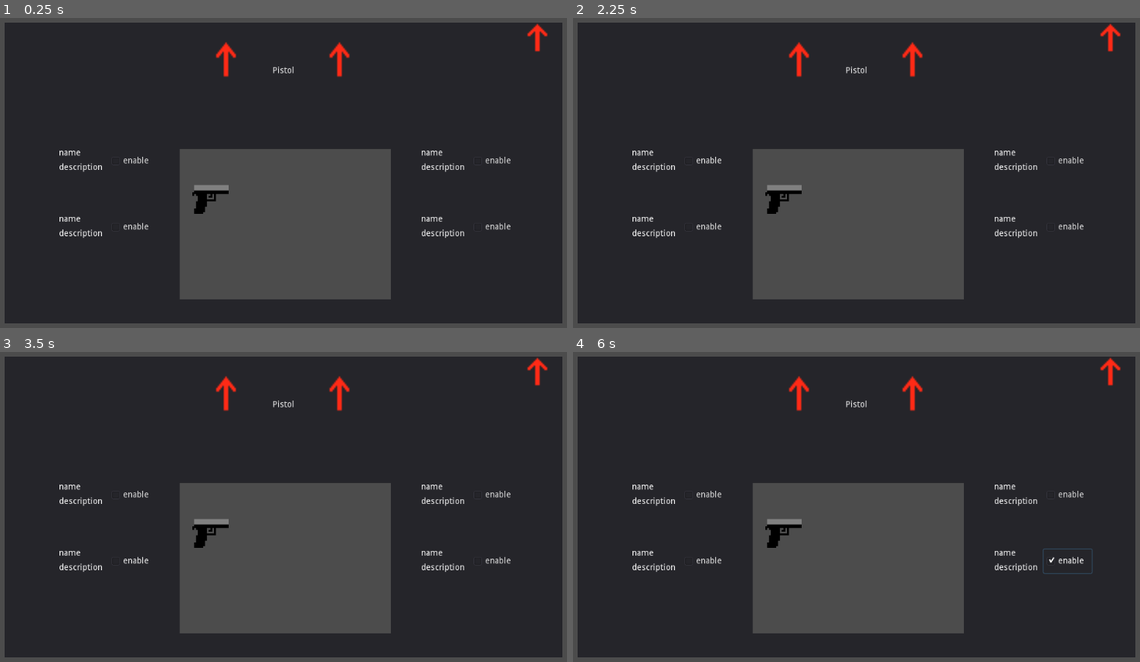
Above: before the commit, frames 1-4 (two rows, left to right).
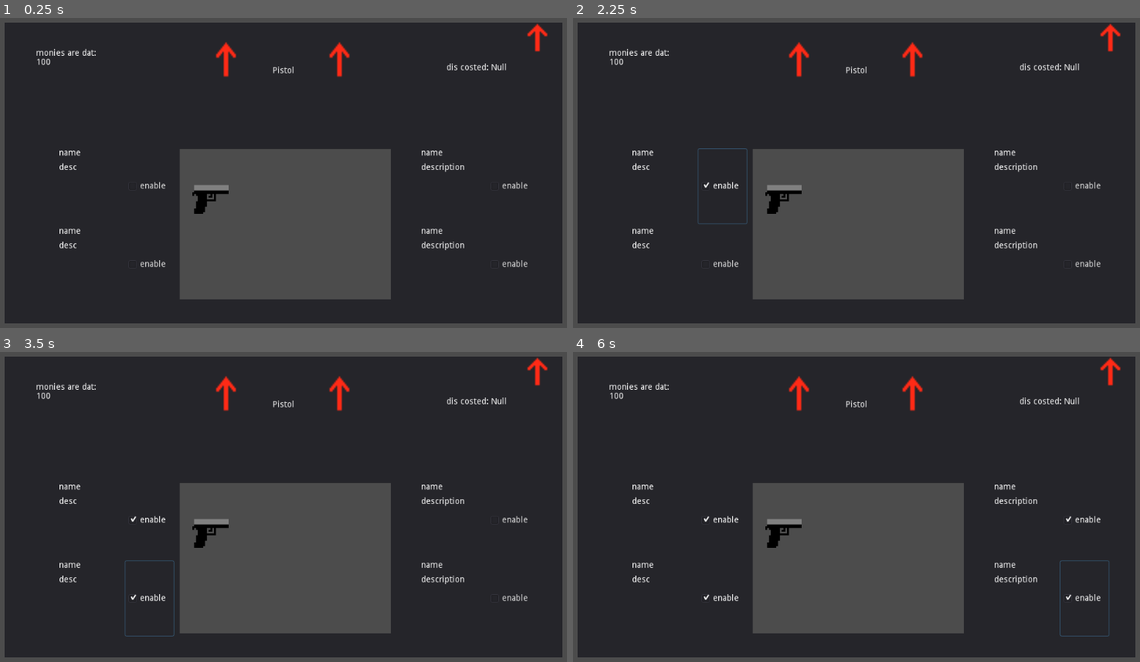
Above: after the commit, the same moments.

Repository: fedzdev/gameoff
Game: Godot game, scene res://Scenes/ResearchScene.tscn
The game is run twice, just before and just after one commit, with the same random seed, the same clock (stepped at 60 frames per second) and the same inputs. This scene is started directly instead of the project's main scene. Sound files missing from this copy of the repository are replaced by a short silence.
Inputs (mouse positions are in pixels of both pictures, inside the frame that each line leads up to; where the layout moved, square brackets give the same spot in the first picture):
- Up to frame 1 (0.25 s): no input
- Up to frame 2 (2.25 s): click (799, 70) at 0.5 s; click (913, 70) at 1.25 s; click "enable" at 2 s
- Up to frame 3 (3.5 s): click "enable" at 2.75 s
- Up to frame 4 (6 s): click (675, 500) at 3.52 s; click "enable" at 4.25 s; click (675, 565) [1037, 565] at 5 s; click "enable" at 5.75 s

The runs differ from the first frame. In frame 1, 1.1% of the frame differs, in the area x 6-94%, y 9-81%; in frame 2, 1.3%; in frame 3, 1.3%; in frame 4, 1.4%, in the area x 6-95%, y 9-92%.
Error before the commit: Invalid set index 'animation' (on base: 'null instance') with value of type 'String'. (res://Scripts/TemplateGunUpgrade.gd:20)

Commit message:
lawst
lawst

Diff:
--- a/Scenes/Enemy.tscn
+++ b/Scenes/Enemy.tscn
@@ -1,7 +1,10 @@
-[gd_scene load_steps=3 format=2]
+[gd_scene load_steps=4 format=2]
 
 [ext_resource path="res://Scripts/EnemyCharacter.gd" type="Script" id=1]
 [ext_resource path="res://Scripts/EnemyStateMachine.gd" type="Script" id=2]
+
+[sub_resource type="CircleShape2D" id=1]
+radius = 202.534
 
 [node name="Enemy" type="KinematicBody2D"]
 script = ExtResource( 1 )
@@ -21,3 +24,18 @@
 __meta__ = {
 "_edit_use_anchors_": false
 }
+
+[node name="Area2D" type="Area2D" parent="."]
+collision_layer = 0
+collision_mask = 3
+
+[node name="CollisionShape2D" type="CollisionShape2D" parent="Area2D"]
+shape = SubResource( 1 )
+
+[node name="RayCast2D" type="RayCast2D" parent="."]
+enabled = true
+collision_mask = 31
+collide_with_areas = true
+
+[node name="AnimationPlayer" type="AnimationPlayer" parent="."]
+[connection signal="body_entered" from="Area2D" to="." method="_on_Area2D_body_entered"]
--- a/Scenes/ResearchScene.tscn
+++ b/Scenes/ResearchScene.tscn
@@ -77,5 +77,27 @@
 anchor_bottom = 0.0
 margin_right = 0.0
 margin_bottom = 0.0
+
+[node name="MoneyTab" type="RichTextLabel" parent="Panel" index="3"]
+margin_left = 52.0
+margin_top = 44.0
+margin_right = 163.0
+margin_bottom = 113.0
+text = "monies are dat:
+100"
+__meta__ = {
+"_edit_use_anchors_": false
+}
+
+[node name="CostTab" type="RichTextLabel" parent="Panel" index="4"]
+margin_left = 732.0
+margin_top = 68.0
+margin_right = 843.0
+margin_bottom = 137.0
+text = "dis costed:
+100"
+__meta__ = {
+"_edit_use_anchors_": false
+}
 [connection signal="pressed" from="Panel/CenterContainer/HBoxContainer/LeftButton" to="." method="_on_LeftButton_pressed"]
 [connection signal="pressed" from="Panel/CenterContainer/HBoxContainer/RightButton" to="." method="_on_RightButton_pressed"]
--- a/Scenes/TemplateGunUpgrade.tscn
+++ b/Scenes/TemplateGunUpgrade.tscn
@@ -32,7 +32,7 @@
 margin_bottom = 250.0
 custom_constants/separation = 50
 
-[node name="ButtonContainer" type="Control" parent="HBoxContainer/RightSide"]
+[node name="FirstGrade" type="Control" parent="HBoxContainer/RightSide"]
 margin_right = 150.0
 margin_bottom = 60.0
 rect_min_size = Vector2( 150, 60 )
@@ -40,42 +40,47 @@
 "_edit_use_anchors_": false
 }
 
-[node name="CenterContainer" type="CenterContainer" parent="HBoxContainer/RightSide/ButtonContainer"]
-__meta__ = {
-"_edit_use_anchors_": false
-}
-
-[node name="HBoxContainer" type="HBoxContainer" parent="HBoxContainer/RightSide/ButtonContainer/CenterContainer"]
-margin_right = 162.0
-margin_bottom = 40.0
-custom_constants/separation = 10
-
-[node name="VBoxContainer" type="VBoxContainer" parent="HBoxContainer/RightSide/ButtonContainer/CenterContainer/HBoxContainer"]
-margin_right = 72.0
-margin_bottom = 40.0
-custom_constants/separation = 10
-
-[node name="UpgradeName" type="Label" parent="HBoxContainer/RightSide/ButtonContainer/CenterContainer/HBoxContainer/VBoxContainer"]
-margin_right = 72.0
+[node name="CenterContainer" type="CenterContainer" parent="HBoxContainer/RightSide/FirstGrade"]
+__meta__ = {
+"_edit_use_anchors_": false
+}
+
+[node name="HBoxContainer" type="HBoxContainer" parent="HBoxContainer/RightSide/FirstGrade/CenterContainer"]
+margin_right = 190.0
+margin_bottom = 124.0
+custom_constants/separation = 10
+
+[node name="VBoxContainer" type="VBoxContainer" parent="HBoxContainer/RightSide/FirstGrade/CenterContainer/HBoxContainer"]
+margin_right = 100.0
+margin_bottom = 124.0
+custom_constants/separation = 10
+
+[node name="UpgradeName" type="Label" parent="HBoxContainer/RightSide/FirstGrade/CenterContainer/HBoxContainer/VBoxContainer"]
+margin_right = 100.0
 margin_bottom = 14.0
+rect_min_size = Vector2( 100, 10 )
 text = "name"
-__meta__ = {
-"_edit_use_anchors_": false
-}
-
-[node name="UpgradeDescription" type="Label" parent="HBoxContainer/RightSide/ButtonContainer/CenterContainer/HBoxContainer/VBoxContainer"]
-margin_top = 24.0
-margin_right = 72.0
-margin_bottom = 38.0
+clip_text = true
+__meta__ = {
+"_edit_use_anchors_": false
+}
+
+[node name="UpgradeDescription" type="Label" parent="HBoxContainer/RightSide/FirstGrade/CenterContainer/HBoxContainer/VBoxContainer"]
+margin_top = 23.0
+margin_right = 100.0
+margin_bottom = 123.0
+rect_min_size = Vector2( 100, 100 )
 text = "description"
-__meta__ = {
-"_edit_use_anchors_": false
-}
-
-[node name="CheckButton1" type="CheckBox" parent="HBoxContainer/RightSide/ButtonContainer/CenterContainer/HBoxContainer"]
-margin_left = 82.0
-margin_right = 162.0
-margin_bottom = 40.0
+autowrap = true
+clip_text = true
+__meta__ = {
+"_edit_use_anchors_": false
+}
+
+[node name="CheckButton1" type="CheckBox" parent="HBoxContainer/RightSide/FirstGrade/CenterContainer/HBoxContainer"]
+margin_left = 110.0
+margin_right = 190.0
+margin_bottom = 124.0
 rect_min_size = Vector2( 80, 40 )
 mouse_filter = 1
 mouse_default_cursor_shape = 2
@@ -84,7 +89,7 @@
 "_edit_use_anchors_": false
 }
 
-[node name="PurchaseButton1" type="Button" parent="HBoxContainer/RightSide/ButtonContainer" groups=[
+[node name="PurchaseButton1" type="Button" parent="HBoxContainer/RightSide/FirstGrade" groups=[
 "PurchaseButtons",
 ]]
 anchor_right = 1.0
@@ -97,7 +102,7 @@
 "_edit_use_anchors_": false
 }
 
-[node name="ButtonContainer2" type="Control" parent="HBoxContainer/RightSide"]
+[node name="SecondGrade" type="Control" parent="HBoxContainer/RightSide"]
 margin_top = 110.0
 margin_right = 150.0
 margin_bottom = 170.0
@@ -106,42 +111,48 @@
 "_edit_use_anchors_": false
 }
 
-[node name="CenterContainer" type="CenterContainer" parent="HBoxContainer/RightSide/ButtonContainer2"]
-__meta__ = {
-"_edit_use_anchors_": false
-}
-
-[node name="HBoxContainer" type="HBoxContainer" parent="HBoxContainer/RightSide/ButtonContainer2/CenterContainer"]
-margin_right = 162.0
-margin_bottom = 40.0
-custom_constants/separation = 10
-
-[node name="VBoxContainer" type="VBoxContainer" parent="HBoxContainer/RightSide/ButtonContainer2/CenterContainer/HBoxContainer"]
-margin_right = 72.0
-margin_bottom = 40.0
-custom_constants/separation = 10
-
-[node name="UpgradeName" type="Label" parent="HBoxContainer/RightSide/ButtonContainer2/CenterContainer/HBoxContainer/VBoxContainer"]
-margin_right = 72.0
+[node name="CenterContainer" type="CenterContainer" parent="HBoxContainer/RightSide/SecondGrade"]
+margin_top = 20.0
+__meta__ = {
+"_edit_use_anchors_": false
+}
+
+[node name="HBoxContainer" type="HBoxContainer" parent="HBoxContainer/RightSide/SecondGrade/CenterContainer"]
+margin_right = 190.0
+margin_bottom = 124.0
+custom_constants/separation = 10
+
+[node name="VBoxContainer" type="VBoxContainer" parent="HBoxContainer/RightSide/SecondGrade/CenterContainer/HBoxContainer"]
+margin_right = 100.0
+margin_bottom = 124.0
+custom_constants/separation = 10
+
+[node name="UpgradeName" type="Label" parent="HBoxContainer/RightSide/SecondGrade/CenterContainer/HBoxContainer/VBoxContainer"]
+margin_right = 100.0
 margin_bottom = 14.0
+rect_min_size = Vector2( 100, 10 )
 text = "name"
-__meta__ = {
-"_edit_use_anchors_": false
-}
-
-[node name="UpgradeDescription" type="Label" parent="HBoxContainer/RightSide/ButtonContainer2/CenterContainer/HBoxContainer/VBoxContainer"]
-margin_top = 24.0
-margin_right = 72.0
-margin_bottom = 38.0
+clip_text = true
+__meta__ = {
+"_edit_use_anchors_": false
+}
+
+[node name="UpgradeDescription" type="Label" parent="HBoxContainer/RightSide/SecondGrade/CenterContainer/HBoxContainer/VBoxContainer"]
+margin_top = 23.0
+margin_right = 100.0
+margin_bottom = 123.0
+rect_min_size = Vector2( 100, 100 )
 text = "description"
-__meta__ = {
-"_edit_use_anchors_": false
-}
-
-[node name="CheckButton2" type="CheckBox" parent="HBoxContainer/RightSide/ButtonContainer2/CenterContainer/HBoxContainer"]
-margin_left = 82.0
-margin_right = 162.0
-margin_bottom = 40.0
+autowrap = true
+clip_text = true
+__meta__ = {
+"_edit_use_anchors_": false
+}
+
+[node name="CheckButton2" type="CheckBox" parent="HBoxContainer/RightSide/SecondGrade/CenterContainer/HBoxContainer"]
+margin_left = 110.0
+margin_right = 190.0
+margin_bottom = 124.0
 rect_min_size = Vector2( 80, 40 )
 mouse_filter = 1
 mouse_default_cursor_shape = 2
@@ -150,7 +161,7 @@
 "_edit_use_anchors_": false
 }
 
-[node name="PurchaseButton2" type="Button" parent="HBoxContainer/RightSide/ButtonContainer2" groups=[
+[node name="PurchaseButton2" type="Button" parent="HBoxContainer/RightSide/SecondGrade" groups=[
 "PurchaseButtons",
 ]]
 anchor_right = 1.0
@@ -193,7 +204,7 @@
 margin_bottom = 250.0
 custom_constants/separation = 50
 
-[node name="ButtonContainer3" type="Control" parent="HBoxContainer/LeftSide"]
+[node name="ThirdGrade" type="Control" parent="HBoxContainer/LeftSide"]
 margin_right = 150.0
 margin_bottom = 60.0
 rect_min_size = Vector2( 150, 60 )
@@ -201,42 +212,47 @@
 "_edit_use_anchors_": false
 }
 
-[node name="CenterContainer" type="CenterContainer" parent="HBoxContainer/LeftSide/ButtonContainer3"]
-__meta__ = {
-"_edit_use_anchors_": false
-}
-
-[node name="HBoxContainer" type="HBoxContainer" parent="HBoxContainer/LeftSide/ButtonContainer3/CenterContainer"]
-margin_right = 162.0
-margin_bottom = 40.0
-custom_constants/separation = 10
-
-[node name="VBoxContainer" type="VBoxContainer" parent="HBoxContainer/LeftSide/ButtonContainer3/CenterContainer/HBoxContainer"]
-margin_right = 72.0
-margin_bottom = 40.0
-custom_constants/separation = 10
-
-[node name="UpgradeName" type="Label" parent="HBoxContainer/LeftSide/ButtonContainer3/CenterContainer/HBoxContainer/VBoxContainer"]
-margin_right = 72.0
+[node name="CenterContainer" type="CenterContainer" parent="HBoxContainer/LeftSide/ThirdGrade"]
+__meta__ = {
+"_edit_use_anchors_": false
+}
+
+[node name="HBoxContainer" type="HBoxContainer" parent="HBoxContainer/LeftSide/ThirdGrade/CenterContainer"]
+margin_right = 190.0
+margin_bottom = 124.0
+custom_constants/separation = 10
+
+[node name="VBoxContainer" type="VBoxContainer" parent="HBoxContainer/LeftSide/ThirdGrade/CenterContainer/HBoxContainer"]
+margin_right = 100.0
+margin_bottom = 124.0
+custom_constants/separation = 10
+
+[node name="UpgradeName" type="Label" parent="HBoxContainer/LeftSide/ThirdGrade/CenterContainer/HBoxContainer/VBoxContainer"]
+margin_right = 100.0
 margin_bottom = 14.0
+rect_min_size = Vector2( 100, 10 )
 text = "name"
-__meta__ = {
-"_edit_use_anchors_": false
-}
-
-[node name="UpgradeDescription" type="Label" parent="HBoxContainer/LeftSide/ButtonContainer3/CenterContainer/HBoxContainer/VBoxContainer"]
-margin_top = 24.0
-margin_right = 72.0
-margin_bottom = 38.0
+clip_text = true
+__meta__ = {
+"_edit_use_anchors_": false
+}
+
+[node name="UpgradeDescription" type="Label" parent="HBoxContainer/LeftSide/ThirdGrade/CenterContainer/HBoxContainer/VBoxContainer"]
+margin_top = 23.0
+margin_right = 100.0
+margin_bottom = 123.0
+rect_min_size = Vector2( 100, 100 )
 text = "description"
-__meta__ = {
-"_edit_use_anchors_": false
-}
-
-[node name="CheckButton3" type="CheckBox" parent="HBoxContainer/LeftSide/ButtonContainer3/CenterContainer/HBoxContainer"]
-margin_left = 82.0
-margin_right = 162.0
-margin_bottom = 40.0
+autowrap = true
+clip_text = true
+__meta__ = {
+"_edit_use_anchors_": false
+}
+
+[node name="CheckButton3" type="CheckBox" parent="HBoxContainer/LeftSide/ThirdGrade/CenterContainer/HBoxContainer"]
+margin_left = 110.0
+margin_right = 190.0
+margin_bottom = 124.0
 rect_min_size = Vector2( 80, 40 )
 mouse_filter = 1
 mouse_default_cursor_shape = 2
@@ -245,7 +261,7 @@
 "_edit_use_anchors_": false
 }
 
-[node name="PurchaseButton3" type="Button" parent="HBoxContainer/LeftSide/ButtonContainer3" groups=[
+[node name="PurchaseButton3" type="Button" parent="HBoxContainer/LeftSide/ThirdGrade" groups=[
 "PurchaseButtons",
 ]]
 anchor_right = 1.0
@@ -258,7 +274,7 @@
 "_edit_use_anchors_": false
 }
 
-[node name="ButtonContainer4" type="Control" parent="HBoxContainer/LeftSide"]
+[node name="FourthGrade" type="Control" parent="HBoxContainer/LeftSide"]
 margin_top = 110.0
 margin_right = 150.0
 margin_bottom = 170.0
@@ -267,42 +283,48 @@
 "_edit_use_anchors_": false
 }
 
-[node name="CenterContainer" type="CenterContainer" parent="HBoxContainer/LeftSide/ButtonContainer4"]
-__meta__ = {
-"_edit_use_anchors_": false
-}
-
-[node name="HBoxContainer" type="HBoxContainer" parent="HBoxContainer/LeftSide/ButtonContainer4/CenterContainer"]
-margin_right = 162.0
-margin_bottom = 40.0
-custom_constants/separation = 10
-
-[node name="VBoxContainer" type="VBoxContainer" parent="HBoxContainer/LeftSide/ButtonContainer4/CenterContainer/HBoxContainer"]
-margin_right = 72.0
-margin_bottom = 40.0
-custom_constants/separation = 10
-
-[node name="UpgradeName" type="Label" parent="HBoxContainer/LeftSide/ButtonContainer4/CenterContainer/HBoxContainer/VBoxContainer"]
-margin_right = 72.0
+[node name="CenterContainer" type="CenterContainer" parent="HBoxContainer/LeftSide/FourthGrade"]
+margin_top = 20.0
+__meta__ = {
+"_edit_use_anchors_": false
+}
+
+[node name="HBoxContainer" type="HBoxContainer" parent="HBoxContainer/LeftSide/FourthGrade/CenterContainer"]
+margin_right = 190.0
+margin_bottom = 124.0
+custom_constants/separation = 10
+
+[node name="VBoxContainer" type="VBoxContainer" parent="HBoxContainer/LeftSide/FourthGrade/CenterContainer/HBoxContainer"]
+margin_right = 100.0
+margin_bottom = 124.0
+custom_constants/separation = 10
+
+[node name="UpgradeName" type="Label" parent="HBoxContainer/LeftSide/FourthGrade/CenterContainer/HBoxContainer/VBoxContainer"]
+margin_right = 100.0
 margin_bottom = 14.0
+rect_min_size = Vector2( 100, 10 )
 text = "name"
-__meta__ = {
-"_edit_use_anchors_": false
-}
-
-[node name="UpgradeDescription" type="Label" parent="HBoxContainer/LeftSide/ButtonContainer4/CenterContainer/HBoxContainer/VBoxContainer"]
-margin_top = 24.0
-margin_right = 72.0
-margin_bottom = 38.0
+clip_text = true
+__meta__ = {
+"_edit_use_anchors_": false
+}
+
+[node name="UpgradeDescription" type="Label" parent="HBoxContainer/LeftSide/FourthGrade/CenterContainer/HBoxContainer/VBoxContainer"]
+margin_top = 23.0
+margin_right = 100.0
+margin_bottom = 123.0
+rect_min_size = Vector2( 100, 100 )
 text = "description"
-__meta__ = {
-"_edit_use_anchors_": false
-}
-
-[node name="CheckButton4" type="CheckBox" parent="HBoxContainer/LeftSide/ButtonContainer4/CenterContainer/HBoxContainer"]
-margin_left = 82.0
-margin_right = 162.0
-margin_bottom = 40.0
+autowrap = true
+clip_text = true
+__meta__ = {
+"_edit_use_anchors_": false
+}
+
+[node name="CheckButton4" type="CheckBox" parent="HBoxContainer/LeftSide/FourthGrade/CenterContainer/HBoxContainer"]
+margin_left = 110.0
+margin_right = 190.0
+margin_bottom = 124.0
 rect_min_size = Vector2( 80, 40 )
 mouse_filter = 1
 mouse_default_cursor_shape = 2
@@ -311,7 +333,7 @@
 "_edit_use_anchors_": false
 }
 
-[node name="PurchaseButton4" type="Button" parent="HBoxContainer/LeftSide/ButtonContainer4" groups=[
+[node name="PurchaseButton4" type="Button" parent="HBoxContainer/LeftSide/FourthGrade" groups=[
 "PurchaseButtons",
 ]]
 anchor_right = 1.0
--- a/Scripts/EnemyCharacter.gd
+++ b/Scripts/EnemyCharacter.gd
@@ -9,15 +9,18 @@
 var stored_path
 var motion = Vector2()
 
+var target
+
 
 func _ready():
 	get_tree().call_group("Game", "enemies_to_list", self)
-	set_process(false)
+#	set_process(false)
 
 
 func _process(delta: float) -> void:
 	var move_distance : = speed * delta
 	move_along_path(move_distance)
+	raycast()
 
 
 func move_along_path(distance : float) -> void:
@@ -50,3 +53,13 @@
 	var new_path = Global.navnode.get_simple_path(self.global_position, glopos, false)
 	Global.linenode.points = new_path
 	self.path = new_path
+
+func raycast():
+	if target != null:
+		get_node("RayCast2D").set_cast_to((target.global_position - self.global_position))
+		if get_node("RayCast2D").is_colliding():
+			print("colli")
+
+func _on_Area2D_body_entered(body):
+	if body.collision_layer == 1 or body.collision_layer == 2:
+		target = body
--- a/Scripts/ResearchScene.gd
+++ b/Scripts/ResearchScene.gd
@@ -7,6 +7,9 @@
 func _ready():
 	update_gun_text()
 
+func _process(delta):
+	get_node("Panel/CostTab").text = "dis costed: " + str(Global.Cost_for_grade)
+	get_node("Panel/MoneyTab").text = "monies are dat: " + str(Global.Scraps)
 
 func _on_RightButton_pressed():
 	num_scroll += 1
@@ -25,9 +28,12 @@
 	if num_scroll == 0:
 		label.text = "Pistol"
 		get_tree().call_group("TemplateGUI", "ChangeGun", "Pistol")
+		get_tree().call_group("TemplateGUI", "loadgun", "Pistol")
 	if num_scroll == 1:
 		label.text = "SMG"
 		get_tree().call_group("TemplateGUI", "ChangeGun", "SMG")
+		get_tree().call_group("TemplateGUI", "loadgun", "SMG")
 	if num_scroll == 2:
 		label.text = "Sniper"
 		get_tree().call_group("TemplateGUI", "ChangeGun", "Sniper")
+		get_tree().call_group("TemplateGUI", "loadgun", "Sniper")
--- a/Scripts/TemplateGunUpgrade.gd
+++ b/Scripts/TemplateGunUpgrade.gd
@@ -4,33 +4,87 @@
 const SMG = preload("res://Scenes/SMG.tscn")
 const Sniper = preload("res://Scenes/Snyipert.tscn")
 
+var current_gun
+
+var gun_in_viewport
+
+
+onready var Upgrade2Name = get_node("HBoxContainer/RightSide/SecondGrade/CenterContainer/HBoxContainer/VBoxContainer/UpgradeName")
+onready var Upgrade2Desc = get_node("HBoxContainer/RightSide/SecondGrade/CenterContainer/HBoxContainer/VBoxContainer/UpgradeDescription")
+onready var Upgrade1Name = get_node("HBoxContainer/RightSide/FirstGrade/CenterContainer/HBoxContainer/VBoxContainer/UpgradeName")
+onready var Upgrade1Desc = get_node("HBoxContainer/RightSide/FirstGrade/CenterContainer/HBoxContainer/VBoxContainer/UpgradeDescription")
+# ///// Local info about the upgrades, only listen to signal to show
+# gun has to have var to turn show on signal received
+var SMG_grade_1 = {"name":"Widebarrel","desc":"Widens the barrel to allow more bullets to be shot at the same time, at the cost of accuracy","Cost":50}
+
 func _ready():
-#	loadgun()
-#	load gun and based on if load upgrades and names from global
-	pass
+	gun_in_viewport = get_node("HBoxContainer/ViewportContainer/Viewport").get_child(0)
 	for button in get_tree().get_nodes_in_group("PurchaseButtons"):
 		button.connect("pressed", self, "_some_button_pressed", [button])
 		button.connect("mouse_entered", self, "_button_hovered", [button])
+		button.connect("mouse_exited", self, "_button_hovered_exit", [button])
 
+func loadgun(gun):
+	clear_names()
+	if gun == "SMG":
+		pass
+		Upgrade1Name.text = SMG_grade_1.name
+		Upgrade1Desc.text = SMG_grade_1.desc
+		Global.Cost_for_grade = SMG_grade_1.Cost
+#		gun.show.upgrade1 = true
+	if gun == "Pistol":
+		pass
+	if gun == "Snyipert":
+		pass
+
+func clear_names():
+	Upgrade1Desc.text = "desc"
+	Upgrade2Desc.text = "desc"
+
+#func insert_info_on_grades(gun):
+#	if gun == "SMG":
+#
 
 func _some_button_pressed(button):
 	button.hide()
 
 func _button_hovered(button):
-	get_node("HBoxContainer/ViewportContainer/Viewport/SMG").animation = "New Anim"
+	if current_gun == "Pistol":
+		print(button)
+	if current_gun == "SMG":
+		print(button.name)
+		if button.name == "PurchaseButton1":
+			gun_in_viewport.animation = "New Anim"
+	if current_gun == "Sniper":
+		pass
+#	get_node("HBoxContainer/ViewportContainer/Viewport/SMG").animation = "New Anim"
+#	cost = button upgrade
+	pass
+
+func _button_hovered_exit(button):
+	if current_gun == "Pistol":
+		print(button)
+	if current_gun == "SMG":
+		gun_in_viewport.animation = "default"
+
 
 func ChangeGun(gun):
 	var gun_inst
 	if gun == "Pistol":
 		gun_inst = Pistol.instance()
+		current_gun = "Pistol"
 	if gun == "SMG":
 		gun_inst = SMG.instance()
+		current_gun = "SMG"
 	if gun == "Sniper":
 		gun_inst = Sniper.instance()
 		gun_inst.offsetx = 0
 		gun_inst.positiony = 0
+		current_gun = "Sniper"
 	get_node("HBoxContainer/ViewportContainer/Viewport").get_child(0).queue_free()
 	gun_inst.centered = false
 #	gun_inst.offsetx = 0
 #	gun_inst.positiony = 0
 	get_node("HBoxContainer/ViewportContainer/Viewport").add_child(gun_inst)
+	gun_in_viewport = get_node("HBoxContainer/ViewportContainer/Viewport").get_child(0)
+	print(gun_in_viewport)
--- a/Scripts/global.gd
+++ b/Scripts/global.gd
@@ -4,10 +4,14 @@
 var navnode
 var linenode
 var selected_companion
-var companions = [1,2,3,4]
+var companions = []
+#1,2,3,4
 
 var enemies_in_current_encounter = []
 var enemies_to_be_spawned = []
+
+var Scraps = 100
+var Cost_for_grade
 
 var companion_1 = {"name":"Steve","gun":"SMG","spawn":Vector2(0,0),"id":1}
 var companion_2 = {"name":"apina","gun":"Pistol","spawn":Vector2(5,0),"id":2}
Not shown, added: Assets/spr_brick1.png.import
Not shown, added: Assets/spr_macho.png.import
Not shown, added: Assets/spr_maiden.png.import
Not shown, added: Assets/spr_tile1.png.import
Not shown, added: Assets/spr_tile2.png.import
Not shown, added: Assets/spr_tile3.png.import
